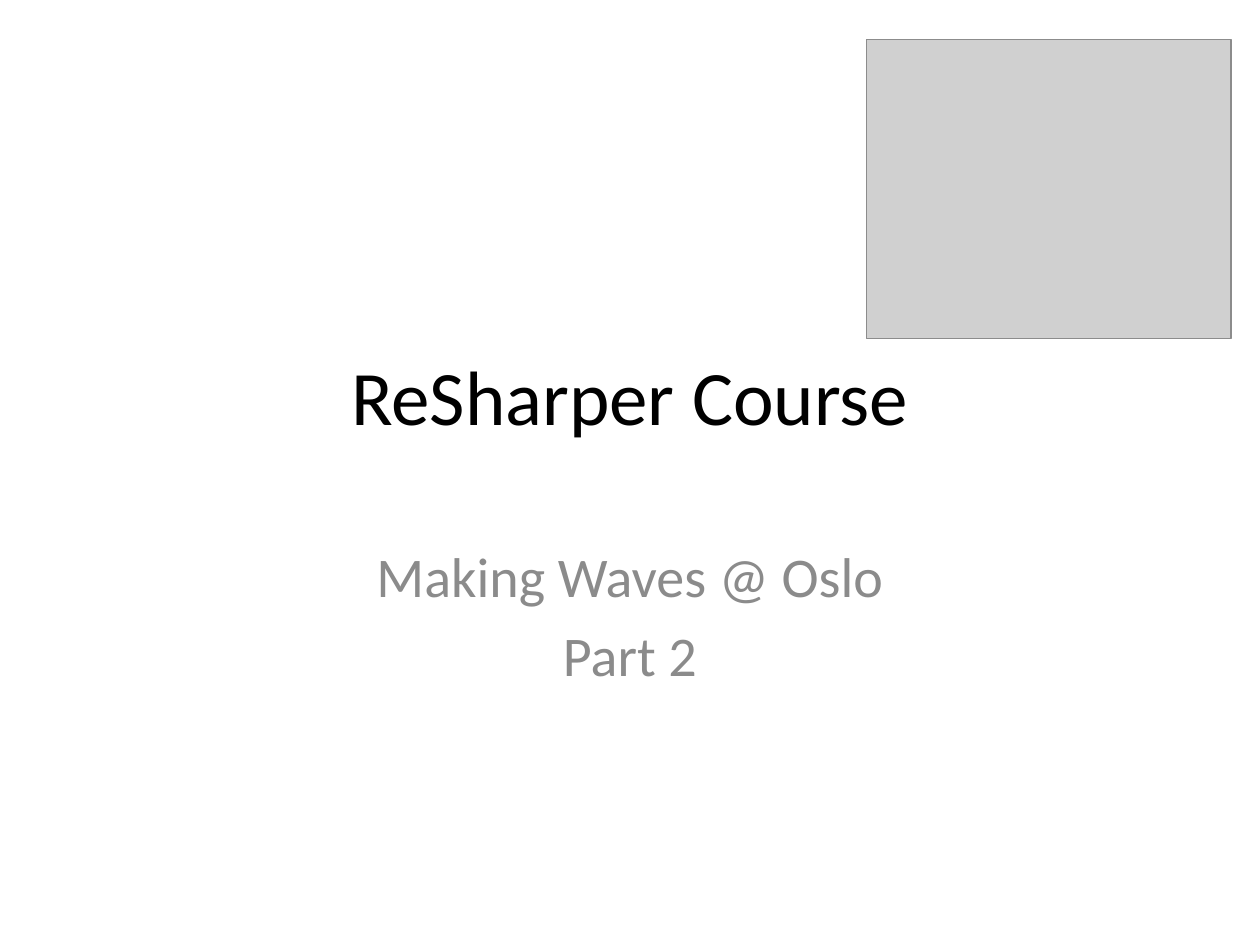
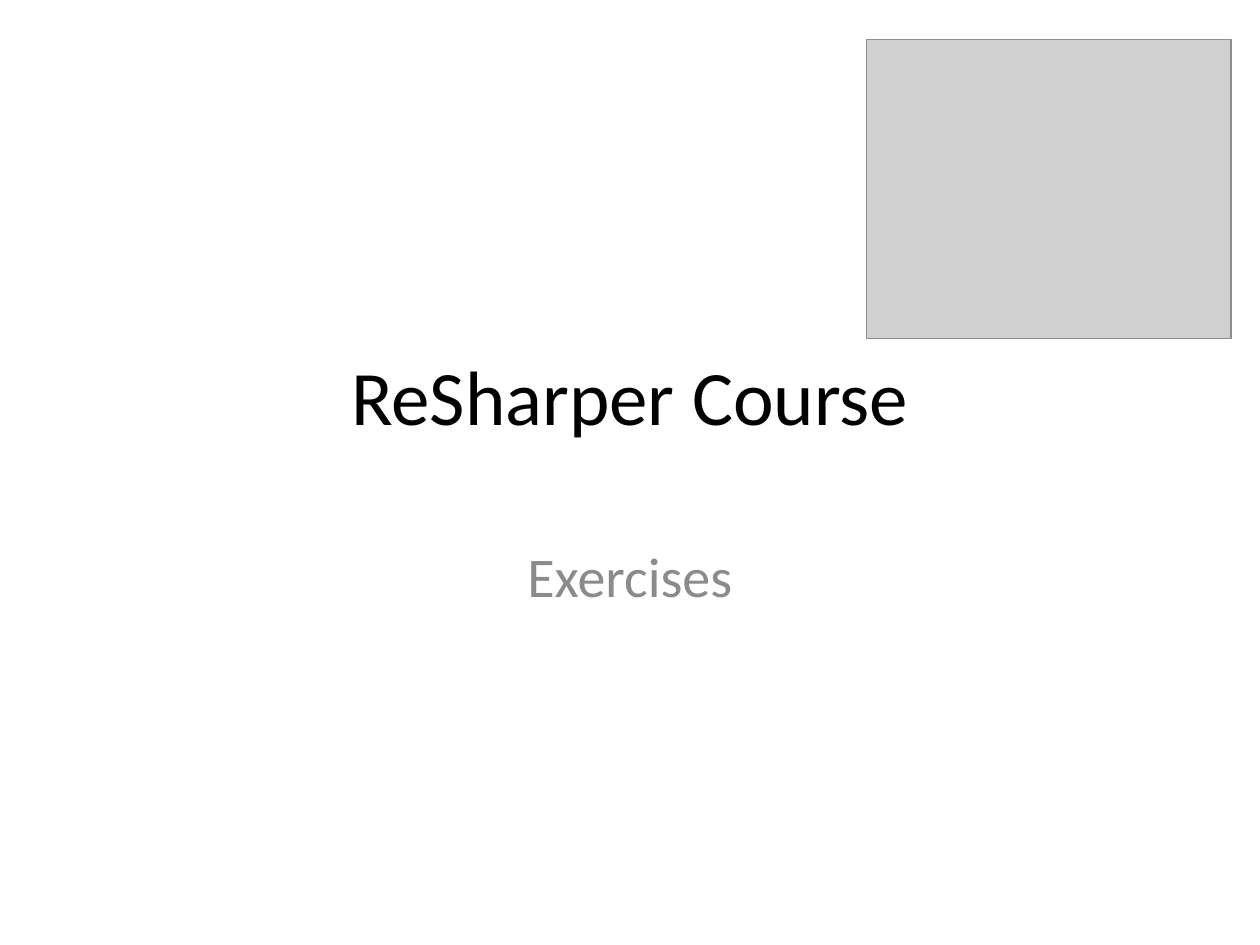
Before and after one commit to rasmuskl/ReSharperCourse, a slide deck: slide 1 of Presentations/2 - Exercises - ReSharper Course.pptx. Drawn at 1260x945 pixels with LibreOffice and Linux fonts; fonts in the diff are those of the drawing; grey boxes stand for pictures. Boxes give left, top, right and bottom in pixels: in the first picture for what was removed or moved away, otherwise in the second. Text is boxed around its words. In the diff, an @@ line names an element or a change of style, - is before the commit and + after.

```diff
--- a/Presentations/2 - Exercises - ReSharper Course.pptx
+++ b/Presentations/2 - Exercises - ReSharper Course.pptx
@@ subtitle at bbox=[527, 558, 732, 598]: text changed @@
-Making Waves @ Oslo
-Part 2
+Exercises
```
Also in this commit, not shown: 2 other files.
